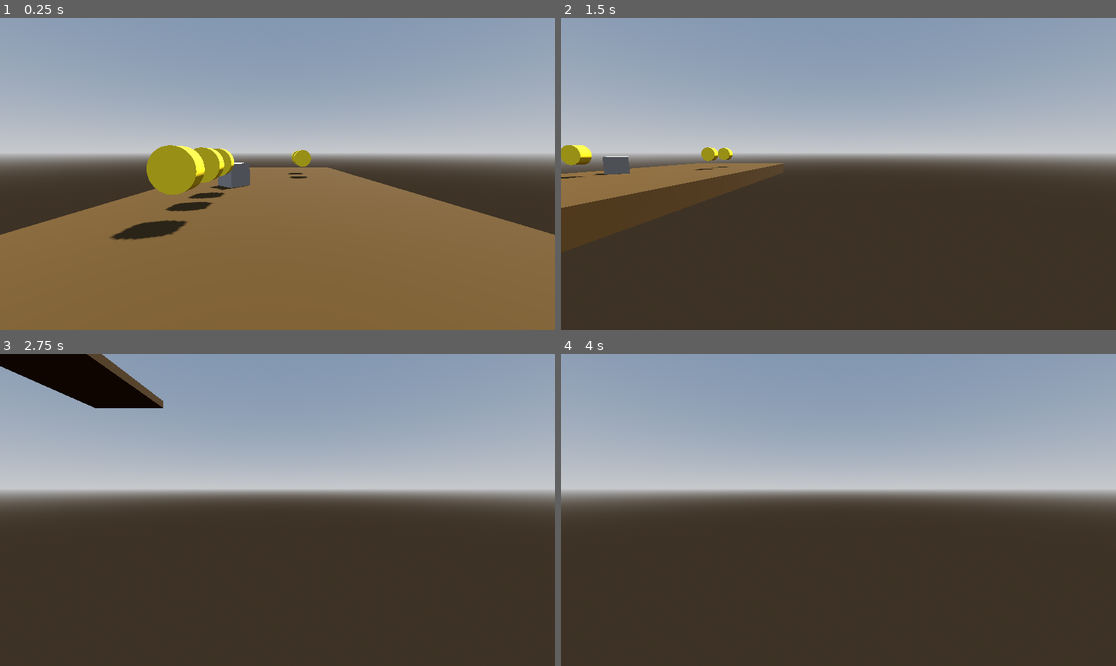
Above: before the commit, frames 1-4 (two rows, left to right).
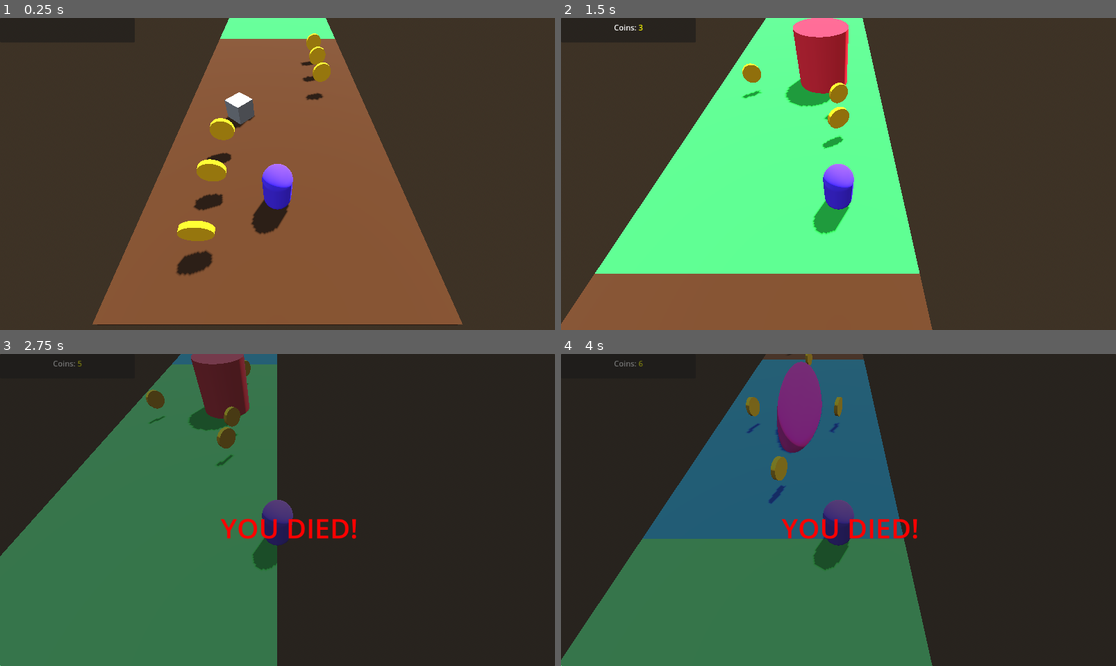
Above: after the commit, the same moments.

Repository: Manuel-Lehrer/godot-projects
Game: Godot game, scene res://main.tscn
Two runs of this game, one before a commit and one after it. Both use one fixed random seed, a clock stepped at 60 frames per second and the inputs below.
Inputs:
- Up to frame 1 (0.25 s): no input
- Up to frame 2 (1.5 s): tap Enter (ui_accept) at 0.5, 0.77 s; hold Right (ui_right) 0.53-1.28 s; hold Down (ui_down) from 1.28 s (still down)
- Up to frame 3 (2.75 s): tap Enter (ui_accept) at 1.52 s; release Down (ui_down) at 2.03 s; hold Right (ui_right) from 2.03 s (still down)
- Up to frame 4 (4 s): release Right (ui_right) at 2.78 s; hold Up (ui_up) 2.78-3.53 s; tap Enter (ui_accept) at 3.02, 3.77 s; hold Left (ui_left) from 3.53 s (still down)

The runs differ from the first frame. In frame 1, 71% of the frame differs, in the area x 0-100%, y 0-100%; in frame 2, 78%; in frame 3, 77%; in frame 4, 80%.

Commit message:
final changes to myfourthgodot

Diff:
--- /dev/null
+++ b/myfourthgodot/canvas_layer.gd
@@ -0,0 +1,7 @@
+extends CanvasLayer
+
+@onready var death_screen = $/root/main/CanvasLayer/Control/DeathScreen
+
+func show_death_screen():
+	print("DEATH")
+	death_screen.visible = true
--- /dev/null
+++ b/myfourthgodot/coin.gd
@@ -0,0 +1,10 @@
+extends Area3D
+
+const ROT_SPEED = 0.3
+
+func _process(delta):
+	rotate_y(deg_to_rad(ROT_SPEED))
+
+func _on_body_entered(body: Node3D) -> void:
+	CoinUi.add_coin()
+	queue_free()
--- /dev/null
+++ b/myfourthgodot/coin.tscn
@@ -0,0 +1,26 @@
+[gd_scene load_steps=5 format=3 uid="uid://c7fdlx5x2jlg0"]
+
+[ext_resource type="Script" path="res://coin.gd" id="1_lkss0"]
+
+[sub_resource type="StandardMaterial3D" id="StandardMaterial3D_7x762"]
+albedo_color = Color(1, 0.74902, 0, 1)
+
+[sub_resource type="CylinderMesh" id="CylinderMesh_jpegf"]
+material = SubResource("StandardMaterial3D_7x762")
+height = 0.2
+
+[sub_resource type="CylinderShape3D" id="CylinderShape3D_nct7w"]
+height = 0.2
+
+[node name="Coin" type="Area3D"]
+script = ExtResource("1_lkss0")
+
+[node name="MeshInstance3D" type="MeshInstance3D" parent="."]
+transform = Transform3D(1, 0, 0, 0, -4.37114e-08, -1, 0, 1, -4.37114e-08, 0, 0, 0)
+mesh = SubResource("CylinderMesh_jpegf")
+
+[node name="CollisionShape3D" type="CollisionShape3D" parent="."]
+transform = Transform3D(1, 0, 0, 0, -4.37114e-08, -1, 0, 1, -4.37114e-08, 0, 0, 0)
+shape = SubResource("CylinderShape3D_nct7w")
+
+[connection signal="body_entered" from="." to="." method="_on_body_entered"]
--- /dev/null
+++ b/myfourthgodot/coin_ui.gd
@@ -0,0 +1,8 @@
+extends Control
+
+var coin_count = 0
+@onready var rich_label = $"/root/main/Control/Panel/RichTextLabel"
+
+func add_coin():
+	coin_count += 1
+	rich_label.text = "[center]Coins: [color=yellow]" + str(coin_count) + "[/color][/center]"
--- /dev/null
+++ b/myfourthgodot/control.gd
@@ -0,0 +1,11 @@
+extends Control
+
+
+# Called when the node enters the scene tree for the first time.
+func _ready() -> void:
+	pass # Replace with function body.
+
+
+# Called every frame. 'delta' is the elapsed time since the previous frame.
+func _process(delta: float) -> void:
+	pass
--- a/myfourthgodot/main.gd
+++ b/myfourthgodot/main.gd
@@ -1,36 +1,35 @@
 extends Node3D
 
 @export var tiles: Array[PackedScene]
-@export var title_length = 20.0
-@export var tile_rim = 5.0
+@export var tile_length = 20.0
+@export var tile_rim = 15.0
+@export var max_tiles = 5
+@export var spawn_offset = 10.0
+
 
 var current_tile_center = 10
-var current_tile: Node3D
-var last_tile: Node3D
+var active_tiles = []
 
-func spawn_next() -> Node3D:
+func spawn_next():
 	var tile_node = tiles.pick_random().instantiate()
 	add_child(tile_node)
-	current_tile_center -= title_length
+	current_tile_center -= tile_length
 	tile_node.position.z = current_tile_center
-	return tile_node
+	active_tiles.append(tile_node)
 
-func kill_tile(tile:Node3D):
+
+	if active_tiles.size() > max_tiles:
+		var old_tile = active_tiles.pop_front()
+		kill_tile(old_tile)
+
+func kill_tile(tile: Node3D):
 	remove_child(tile)
 	tile.queue_free()
 
+func _ready() -> void:
+	for i in range(max_tiles):
+		spawn_next()
 
-
-# Called when the node enters the scene tree for the first time.
-func _ready() -> void:
-	spawn_next()
-
-
-# Called every frame. 'delta' is the elapsed time since the previous frame.
 func _process(delta: float) -> void:
-	if $Player.position.z < current_tile_center - title_length / 2 + tile_rim:
-		if last_tile != null:
-			kill_tile(last_tile)
-		last_tile = current_tile
+	if $Player.position.z < current_tile_center - tile_length / 2 + tile_rim + spawn_offset:
 		spawn_next()
-		current_tile = spawn_next()
--- a/myfourthgodot/main.tscn
+++ b/myfourthgodot/main.tscn
@@ -1,10 +1,12 @@
-[gd_scene load_steps=10 format=3 uid="uid://cbeyvakiia0bq"]
+[gd_scene load_steps=14 format=3 uid="uid://cbeyvakiia0bq"]
 
 [ext_resource type="Script" path="res://player.gd" id="1_hh76p"]
 [ext_resource type="Script" path="res://main.gd" id="1_lcdjj"]
 [ext_resource type="PackedScene" uid="uid://2oy2aiaxfhbk" path="res://runner_tile.tscn" id="2_23rli"]
 [ext_resource type="PackedScene" uid="uid://bgw7c1kwria6k" path="res://runner_tile_02.tscn" id="3_25ldw"]
 [ext_resource type="PackedScene" uid="uid://c4qninbpxcpne" path="res://runner_tile03.tscn" id="4_rj3tm"]
+[ext_resource type="Script" path="res://canvas_layer.gd" id="6_2raab"]
+[ext_resource type="Script" path="res://coin_ui.gd" id="7_fyxqj"]
 
 [sub_resource type="ProceduralSkyMaterial" id="ProceduralSkyMaterial_tdvic"]
 sky_horizon_color = Color(0.64625, 0.65575, 0.67075, 1)
@@ -20,6 +22,12 @@
 
 [sub_resource type="CapsuleShape3D" id="CapsuleShape3D_0ibbr"]
 
+[sub_resource type="StandardMaterial3D" id="StandardMaterial3D_h0hgj"]
+albedo_color = Color(0.336567, 0.191773, 1, 1)
+
+[sub_resource type="CapsuleMesh" id="CapsuleMesh_8ts0v"]
+material = SubResource("StandardMaterial3D_h0hgj")
+
 [node name="main" type="Node3D"]
 script = ExtResource("1_lcdjj")
 tiles = Array[PackedScene]([ExtResource("2_23rli"), ExtResource("3_25ldw"), ExtResource("4_rj3tm")])
@@ -28,15 +36,68 @@
 environment = SubResource("Environment_nb7r1")
 
 [node name="DirectionalLight3D" type="DirectionalLight3D" parent="."]
-transform = Transform3D(-0.866025, -0.433013, 0.25, 0, 0.5, 0.866025, -0.5, 0.75, -0.433013, 0, 0, 0)
+transform = Transform3D(-0.866025, -0.433013, 0.25, 0, 0.5, 0.866025, -0.5, 0.75, -0.433013, 0, 0, 4.06015)
 shadow_enabled = true
 
-[node name="Player" type="CharacterBody3D" parent="."]
-transform = Transform3D(1, 0, 0, 0, 1, 0, 0, 0, 1, 0, 1, 0)
+[node name="Player" type="CharacterBody3D" parent="." groups=["coin + player"]]
+transform = Transform3D(1, 0, 0, 0, 1, 0, 0, 0, 1, 0, 1, -4.06575)
 script = ExtResource("1_hh76p")
 
 [node name="CollisionShape3D" type="CollisionShape3D" parent="Player"]
+transform = Transform3D(1, 0, 0, 0, 1, 0, 0, 0, 1, 0, 0, 4.06015)
 shape = SubResource("CapsuleShape3D_0ibbr")
 
+[node name="MeshInstance3D" type="MeshInstance3D" parent="Player"]
+transform = Transform3D(1, 0, 0, 0, 1, 0, 0, 0, 1, 0, 0, 4.06015)
+mesh = SubResource("CapsuleMesh_8ts0v")
+
 [node name="Camera3D" type="Camera3D" parent="Player"]
-transform = Transform3D(1, 0, 0, 0, 0.994458, 0.105136, 0, -0.105136, 0.994458, 0, 0.475665, 0)
+transform = Transform3D(1, 0, 0, 0, 0.610062, 0.792354, 0, -0.792354, 0.610062, 0, 5.82255, 7.9418)
+
+[node name="Control" type="Control" parent="."]
+layout_mode = 3
+anchors_preset = 0
+offset_right = 280.0
+offset_bottom = 51.0
+script = ExtResource("7_fyxqj")
+
+[node name="Panel" type="Panel" parent="Control"]
+layout_mode = 0
+offset_right = 280.0
+offset_bottom = 51.0
+
+[node name="RichTextLabel" type="RichTextLabel" parent="Control/Panel"]
+layout_mode = 0
+offset_left = 13.0
+offset_top = 8.0
+offset_right = 269.0
+offset_bottom = 44.0
+theme_override_font_sizes/bold_italics_font_size = 10
+bbcode_enabled = true
+
+[node name="CanvasLayer" type="CanvasLayer" parent="."]
+script = ExtResource("6_2raab")
+
+[node name="Control" type="Control" parent="CanvasLayer"]
+layout_mode = 3
+anchors_preset = 0
+offset_right = 747.0
+offset_bottom = 507.0
+
+[node name="DeathScreen" type="Panel" parent="CanvasLayer/Control"]
+visible = false
+layout_mode = 0
+offset_right = 1152.0
+offset_bottom = 648.0
+
+[node name="Label" type="Label" parent="CanvasLayer/Control/DeathScreen"]
+layout_mode = 0
+offset_left = 327.0
+offset_top = 199.0
+offset_right = 873.0
+offset_bottom = 524.0
+theme_override_colors/font_color = Color(1, 0, 0, 1)
+theme_override_font_sizes/font_size = 57
+text = "YOU DIED!"
+horizontal_alignment = 1
+vertical_alignment = 1
--- /dev/null
+++ b/myfourthgodot/obstacle.gd
@@ -0,0 +1,10 @@
+extends Area3D
+
+
+func _process(delta):
+	pass
+
+
+func _on_body_entered(body: Node3D) -> void:
+	if body.name == "Player":
+		GlobalCanvasLayer.show_death_screen()
--- a/myfourthgodot/player.gd
+++ b/myfourthgodot/player.gd
@@ -1,28 +1,36 @@
 extends CharacterBody3D
-
 
 const SPEED = 15.0
 const JUMP_VELOCITY = 4.5
+const LANE_DISTANCE = 2.5
+var coin_counter = 0
 
+var target_x = 0.0
+var gravity = ProjectSettings.get("physics/3d/default_gravity")
+
+func _ready() -> void:
+	target_x = global_transform.origin.x
 
 func _physics_process(delta: float) -> void:
-	# Add the gravity.
+
 	if not is_on_floor():
-		velocity += get_gravity() * delta
+		velocity.y -= gravity * delta
 
-	# Handle jump.
 	if Input.is_action_just_pressed("ui_accept") and is_on_floor():
 		velocity.y = JUMP_VELOCITY
 
-	# Get the input direction and handle the movement/deceleration.
-	# As good practice, you should replace UI actions with custom gameplay actions.
-	var input_dir := Input.get_vector("ui_left", "ui_right", "ui_up", "ui_down")
-	var direction := (transform.basis * Vector3(input_dir.x, 0, input_dir.y)).normalized()
-	if direction:
-		velocity.x = direction.x * SPEED
-		velocity.z = direction.z * SPEED
-	else:
-		velocity.x = move_toward(velocity.x, 0, SPEED)
-		velocity.z = move_toward(velocity.z, 0, SPEED)
+	velocity.z = -SPEED
+
+	# Handle lane switching
+	if Input.is_action_just_pressed("ui_left"):
+		target_x -= LANE_DISTANCE
+	elif Input.is_action_just_pressed("ui_right"):
+		target_x += LANE_DISTANCE
+
+	global_transform.origin.x = target_x
 
 	move_and_slide()
+
+
+func set_count(new_coin_count:int) -> void:
+	coin_counter = new_coin_count
--- a/myfourthgodot/project.godot
+++ b/myfourthgodot/project.godot
@@ -15,6 +15,11 @@
 config/features=PackedStringArray("4.3", "GL Compatibility")
 config/icon="res://icon.svg"
 
+[autoload]
+
+CoinUi="*res://coin_ui.gd"
+GlobalCanvasLayer="*res://canvas_layer.gd"
+
 [rendering]
 
 renderer/rendering_method="gl_compatibility"
--- a/myfourthgodot/runner_tile.gd
+++ b/myfourthgodot/runner_tile.gd
@@ -1,15 +1,13 @@
 extends Node3D
 
-
-# Called when the node enters the scene tree for the first time.
 func _ready() -> void:
-	pass # Replace with function body.
+	pass
 
 
-# Called every frame. 'delta' is the elapsed time since the previous frame.
+
 func _process(delta: float) -> void:
 	pass
 
 
 func _on_obstacle_body_entered(body: Node3D) -> void:
-	print("Entered")
+	pass
--- a/myfourthgodot/runner_tile.tscn
+++ b/myfourthgodot/runner_tile.tscn
@@ -1,12 +1,14 @@
-[gd_scene load_steps=10 format=3 uid="uid://2oy2aiaxfhbk"]
+[gd_scene load_steps=9 format=3 uid="uid://2oy2aiaxfhbk"]
 
 [ext_resource type="Script" path="res://runner_tile.gd" id="1_esli4"]
+[ext_resource type="Script" path="res://obstacle.gd" id="2_aqgor"]
+[ext_resource type="PackedScene" uid="uid://c7fdlx5x2jlg0" path="res://coin.tscn" id="2_fa68a"]
 
 [sub_resource type="BoxShape3D" id="BoxShape3D_cd3u1"]
 size = Vector3(10, 1, 20)
 
 [sub_resource type="StandardMaterial3D" id="StandardMaterial3D_33102"]
-albedo_color = Color(0.265286, 0.181103, 0.00339909, 1)
+albedo_color = Color(0.28117, 0.151697, 2.40654e-08, 1)
 
 [sub_resource type="BoxMesh" id="BoxMesh_f0xyy"]
 material = SubResource("StandardMaterial3D_33102")
@@ -15,14 +17,6 @@
 [sub_resource type="BoxShape3D" id="BoxShape3D_piqkd"]
 
 [sub_resource type="BoxMesh" id="BoxMesh_vtnus"]
-
-[sub_resource type="StandardMaterial3D" id="StandardMaterial3D_nbx8x"]
-albedo_color = Color(1, 0.890196, 0.12549, 1)
-
-[sub_resource type="CylinderMesh" id="CylinderMesh_7wkjn"]
-material = SubResource("StandardMaterial3D_nbx8x")
-
-[sub_resource type="CylinderShape3D" id="CylinderShape3D_birbw"]
 
 [node name="RunnerTile" type="Node3D"]
 script = ExtResource("1_esli4")
@@ -38,6 +32,7 @@
 
 [node name="Obstacle" type="Area3D" parent="."]
 transform = Transform3D(0.663822, 0, 0.747891, 0, 1, 0, -0.747891, 0, 0.663822, -1.95633, 0.5, 0.923397)
+script = ExtResource("2_aqgor")
 
 [node name="CollisionShape3D" type="CollisionShape3D" parent="Obstacle"]
 shape = SubResource("BoxShape3D_piqkd")
@@ -45,49 +40,22 @@
 [node name="MeshInstance3D" type="MeshInstance3D" parent="Obstacle"]
 mesh = SubResource("BoxMesh_vtnus")
 
-[node name="Area3D" type="Area3D" parent="."]
-transform = Transform3D(1, 0, 0, 0, -1.03205e-08, -1, 0, 0.236105, -4.37114e-08, -2.13372, 1.11751, 2.58395)
+[node name="Coin" parent="." instance=ExtResource("2_fa68a")]
+transform = Transform3D(1, 0, 0, 0, 1, 0, 0, 0, 1, -2.31058, 1.21416, 3.4612)
 
-[node name="MeshInstance3D" type="MeshInstance3D" parent="Area3D"]
-mesh = SubResource("CylinderMesh_7wkjn")
+[node name="Coin2" parent="." instance=ExtResource("2_fa68a")]
+transform = Transform3D(1, 0, 0, 0, 1, 0, 0, 0, 1, -2.31277, 1.21416, 5.67375)
 
-[node name="CollisionShape3D" type="CollisionShape3D" parent="Area3D"]
-shape = SubResource("CylinderShape3D_birbw")
+[node name="Coin3" parent="." instance=ExtResource("2_fa68a")]
+transform = Transform3D(1, 0, 0, 0, 1, 0, 0, 0, 1, -2.31058, 1.21416, 7.88136)
 
-[node name="Area3D2" type="Area3D" parent="."]
-transform = Transform3D(1, 0, 0, 0, -1.03205e-08, -1, 0, 0.236105, -4.37114e-08, -2.13372, 1.11751, 4.01562)
+[node name="Coin4" parent="." instance=ExtResource("2_fa68a")]
+transform = Transform3D(1, 0, 0, 0, 1, 0, 0, 0, 1, 2.5, 1.214, -3.577)
 
-[node name="MeshInstance3D" type="MeshInstance3D" parent="Area3D2"]
-mesh = SubResource("CylinderMesh_7wkjn")
+[node name="Coin5" parent="." instance=ExtResource("2_fa68a")]
+transform = Transform3D(1, 0, 0, 0, 1, 0, 0, 0, 1, 2.5, 1.214, -1.45539)
 
-[node name="CollisionShape3D" type="CollisionShape3D" parent="Area3D2"]
-shape = SubResource("CylinderShape3D_birbw")
+[node name="Coin6" parent="." instance=ExtResource("2_fa68a")]
+transform = Transform3D(1, 0, 0, 0, 1, 0, 0, 0, 1, 2.5, 1.214, -5.7564)
 
-[node name="Area3D3" type="Area3D" parent="."]
-transform = Transform3D(1, 0, 0, 0, -1.03205e-08, -1, 0, 0.236105, -4.37114e-08, -2.13372, 1.11751, 5.69147)
-
-[node name="MeshInstance3D" type="MeshInstance3D" parent="Area3D3"]
-mesh = SubResource("CylinderMesh_7wkjn")
-
-[node name="CollisionShape3D" type="CollisionShape3D" parent="Area3D3"]
-shape = SubResource("CylinderShape3D_birbw")
-
-[node name="Area3D4" type="Area3D" parent="."]
-transform = Transform3D(1, 0, 0, 0, -1.03205e-08, -1, 0, 0.236105, -4.37114e-08, 1.51348, 1.11751, -2.45765)
-
-[node name="MeshInstance3D" type="MeshInstance3D" parent="Area3D4"]
-mesh = SubResource("CylinderMesh_7wkjn")
-
-[node name="CollisionShape3D" type="CollisionShape3D" parent="Area3D4"]
-shape = SubResource("CylinderShape3D_birbw")
-
-[node name="Area3D5" type="Area3D" parent="."]
-transform = Transform3D(1, 0, 0, 0, -1.03205e-08, -1, 0, 0.236105, -4.37114e-08, 1.51348, 1.11751, -4.56311)
-
-[node name="MeshInstance3D" type="MeshInstance3D" parent="Area3D5"]
-mesh = SubResource("CylinderMesh_7wkjn")
-
-[node name="CollisionShape3D" type="CollisionShape3D" parent="Area3D5"]
-shape = SubResource("CylinderShape3D_birbw")
-
-[connection signal="body_entered" from="Obstacle" to="." method="_on_obstacle_body_entered"]
+[connection signal="body_entered" from="Obstacle" to="Obstacle" method="_on_body_entered"]
--- a/myfourthgodot/runner_tile03.tscn
+++ b/myfourthgodot/runner_tile03.tscn
@@ -1,4 +1,7 @@
-[gd_scene load_steps=7 format=3 uid="uid://c4qninbpxcpne"]
+[gd_scene load_steps=9 format=3 uid="uid://c4qninbpxcpne"]
+
+[ext_resource type="PackedScene" uid="uid://c7fdlx5x2jlg0" path="res://coin.tscn" id="1_gcjw6"]
+[ext_resource type="Script" path="res://obstacle.gd" id="1_jeqnj"]
 
 [sub_resource type="BoxShape3D" id="BoxShape3D_my83r"]
 size = Vector3(10, 1, 20)
@@ -10,13 +13,13 @@
 material = SubResource("StandardMaterial3D_qvu4h")
 size = Vector3(10, 1, 20)
 
-[sub_resource type="StandardMaterial3D" id="StandardMaterial3D_fe7vw"]
-albedo_color = Color(1, 0.890196, 0.12549, 1)
+[sub_resource type="StandardMaterial3D" id="StandardMaterial3D_4m8uj"]
+albedo_color = Color(1, 0.0784314, 0.709804, 1)
 
-[sub_resource type="CylinderMesh" id="CylinderMesh_5vc7u"]
-material = SubResource("StandardMaterial3D_fe7vw")
+[sub_resource type="SphereMesh" id="SphereMesh_8qiqp"]
+material = SubResource("StandardMaterial3D_4m8uj")
 
-[sub_resource type="CylinderShape3D" id="CylinderShape3D_sbs5l"]
+[sub_resource type="SphereShape3D" id="SphereShape3D_ybw8n"]
 
 [node name="Node3D" type="Node3D"]
 
@@ -29,29 +32,26 @@
 [node name="MeshInstance3D" type="MeshInstance3D" parent="Ground"]
 mesh = SubResource("BoxMesh_pkngt")
 
-[node name="Area3D2" type="Area3D" parent="."]
-transform = Transform3D(1, 0, 0, 0, -1.03205e-08, -1, 0, 0.236105, -4.37114e-08, 0.632798, 1.11751, -0.372289)
+[node name="Area3D" type="Area3D" parent="."]
+transform = Transform3D(2.70042, 0, 0, 0, 4.77274, 0, 0, 0, 9.44908, 0, 0, 0)
+script = ExtResource("1_jeqnj")
 
-[node name="MeshInstance3D" type="MeshInstance3D" parent="Area3D2"]
-mesh = SubResource("CylinderMesh_5vc7u")
+[node name="MeshInstance3D" type="MeshInstance3D" parent="Area3D"]
+mesh = SubResource("SphereMesh_8qiqp")
 
-[node name="CollisionShape3D" type="CollisionShape3D" parent="Area3D2"]
-shape = SubResource("CylinderShape3D_sbs5l")
+[node name="CollisionShape3D" type="CollisionShape3D" parent="Area3D"]
+shape = SubResource("SphereShape3D_ybw8n")
 
-[node name="Area3D3" type="Area3D" parent="."]
-transform = Transform3D(1, 0, 0, 0, -1.03205e-08, -1, 0, 0.236105, -4.37114e-08, 0.632798, 1.11751, -2.31095)
+[node name="Coin" parent="." instance=ExtResource("1_gcjw6")]
+transform = Transform3D(1, 0, 0, 0, 1, 0, 0, 0, 1, 0, 1.08155, 7.24402)
 
-[node name="MeshInstance3D" type="MeshInstance3D" parent="Area3D3"]
-mesh = SubResource("CylinderMesh_5vc7u")
+[node name="Coin2" parent="." instance=ExtResource("1_gcjw6")]
+transform = Transform3D(1, 0, 0, 0, 1, 0, 0, 0, 1, 2.5, 1.082, 1.825)
 
-[node name="CollisionShape3D" type="CollisionShape3D" parent="Area3D3"]
-shape = SubResource("CylinderShape3D_sbs5l")
+[node name="Coin3" parent="." instance=ExtResource("1_gcjw6")]
+transform = Transform3D(1, 0, 0, 0, 1, 0, 0, 0, 1, -2.5, 1.082, 1.825)
 
-[node name="Area3D4" type="Area3D" parent="."]
-transform = Transform3D(1, 0, 0, 0, -1.03205e-08, -1, 0, 0.236105, -4.37114e-08, 0.632798, 1.11751, -4.51692)
+[node name="Coin4" parent="." instance=ExtResource("1_gcjw6")]
+transform = Transform3D(1, 0, 0, 0, 1, 0, 0, 0, 1, 0, 1.082, -6.6795)
 
-[node name="MeshInstance3D" type="MeshInstance3D" parent="Area3D4"]
-mesh = SubResource("CylinderMesh_5vc7u")
-
-[node name="CollisionShape3D" type="CollisionShape3D" parent="Area3D4"]
-shape = SubResource("CylinderShape3D_sbs5l")
+[connection signal="body_entered" from="Area3D" to="Area3D" method="_on_body_entered"]
--- a/myfourthgodot/runner_tile_02.tscn
+++ b/myfourthgodot/runner_tile_02.tscn
@@ -1,4 +1,7 @@
-[gd_scene load_steps=10 format=3 uid="uid://bgw7c1kwria6k"]
+[gd_scene load_steps=9 format=3 uid="uid://bgw7c1kwria6k"]
+
+[ext_resource type="Script" path="res://obstacle.gd" id="1_tlpdc"]
+[ext_resource type="PackedScene" uid="uid://c7fdlx5x2jlg0" path="res://coin.tscn" id="1_x052w"]
 
 [sub_resource type="BoxShape3D" id="BoxShape3D_eoocm"]
 size = Vector3(10, 1, 20)
@@ -18,14 +21,6 @@
 
 [sub_resource type="CylinderShape3D" id="CylinderShape3D_b6b4w"]
 
-[sub_resource type="StandardMaterial3D" id="StandardMaterial3D_owtet"]
-albedo_color = Color(1, 0.890196, 0.12549, 1)
-
-[sub_resource type="CylinderMesh" id="CylinderMesh_ujla6"]
-material = SubResource("StandardMaterial3D_owtet")
-
-[sub_resource type="CylinderShape3D" id="CylinderShape3D_pjrey"]
-
 [node name="Node3D" type="Node3D"]
 
 [node name="Ground" type="StaticBody3D" parent="."]
@@ -39,6 +34,7 @@
 
 [node name="Area3D" type="Area3D" parent="."]
 transform = Transform3D(1, 0, 0, 0, 1, 0, 0, 0, 1, 1.55441, 0, -1.57228)
+script = ExtResource("1_tlpdc")
 
 [node name="MeshInstance3D" type="MeshInstance3D" parent="Area3D"]
 transform = Transform3D(3, 0, 0, 0, 3, 0, 0, 0, 3, 0, 0, 0)
@@ -48,29 +44,16 @@
 transform = Transform3D(3, 0, 0, 0, 3, 0, 0, 0, 3, 0, 0, 0)
 shape = SubResource("CylinderShape3D_b6b4w")
 
-[node name="Area3D2" type="Area3D" parent="."]
-transform = Transform3D(1, 0, 0, 0, -1.03205e-08, -1, 0, 0.236105, -4.37114e-08, -1.23259, 1.11751, -0.208889)
+[node name="Coin" parent="." instance=ExtResource("1_x052w")]
+transform = Transform3D(1, 0, 0, 0, 1, 0, 0, 0, 1, 2.5, 1.073, 1.70652)
 
-[node name="MeshInstance3D" type="MeshInstance3D" parent="Area3D2"]
-mesh = SubResource("CylinderMesh_ujla6")
+[node name="Coin2" parent="." instance=ExtResource("1_x052w")]
+transform = Transform3D(1, 0, 0, 0, 1, 0, 0, 0, 1, 2.5, 1.073, 3.73449)
 
-[node name="CollisionShape3D" type="CollisionShape3D" parent="Area3D2"]
-shape = SubResource("CylinderShape3D_pjrey")
+[node name="Coin3" parent="." instance=ExtResource("1_x052w")]
+transform = Transform3D(1, 0, 0, 0, 1, 0, 0, 0, 1, 2.5, 1.073, -5.57298)
 
-[node name="Area3D3" type="Area3D" parent="."]
-transform = Transform3D(1, 0, 0, 0, -1.03205e-08, -1, 0, 0.236105, -4.37114e-08, -1.23259, 1.11751, 1.702)
+[node name="Coin4" parent="." instance=ExtResource("1_x052w")]
+transform = Transform3D(1, 0, 0, 0, 1, 0, 0, 0, 1, -2.5, 1.073, -0.378487)
 
-[node name="MeshInstance3D" type="MeshInstance3D" parent="Area3D3"]
-mesh = SubResource("CylinderMesh_ujla6")
-
-[node name="CollisionShape3D" type="CollisionShape3D" parent="Area3D3"]
-shape = SubResource("CylinderShape3D_pjrey")
-
-[node name="Area3D4" type="Area3D" parent="."]
-transform = Transform3D(1, 0, 0, 0, -1.03205e-08, -1, 0, 0.236105, -4.37114e-08, -1.23259, 1.11751, -2.73381)
-
-[node name="MeshInstance3D" type="MeshInstance3D" parent="Area3D4"]
-mesh = SubResource("CylinderMesh_ujla6")
-
-[node name="CollisionShape3D" type="CollisionShape3D" parent="Area3D4"]
-shape = SubResource("CylinderShape3D_pjrey")
+[connection signal="body_entered" from="Area3D" to="Area3D" method="_on_body_entered"]
Binary file added: myfourthgodot/textures/BricksOld03_AO_6K.jpg
Not shown, added: myfourthgodot/textures/BricksOld03_AO_6K.jpg.import
Binary file added: myfourthgodot/textures/BricksOld03_COL_VAR1_6K.jpg
Not shown, added: myfourthgodot/textures/BricksOld03_COL_VAR1_6K.jpg.import
Binary file added: myfourthgodot/textures/BricksOld03_DISP_6K.jpg
Not shown, added: myfourthgodot/textures/BricksOld03_DISP_6K.jpg.import
Binary file added: myfourthgodot/textures/BricksOld03_GLOSS_6K.jpg
Not shown, added: myfourthgodot/textures/BricksOld03_GLOSS_6K.jpg.import
Binary file added: myfourthgodot/textures/BricksOld03_NRM_6K.jpg
Not shown, added: myfourthgodot/textures/BricksOld03_NRM_6K.jpg.import
Binary file added: myfourthgodot/textures/bricks_AO.bmp
Not shown, added: myfourthgodot/textures/bricks_AO.bmp.import
(and 8 more such lines)
